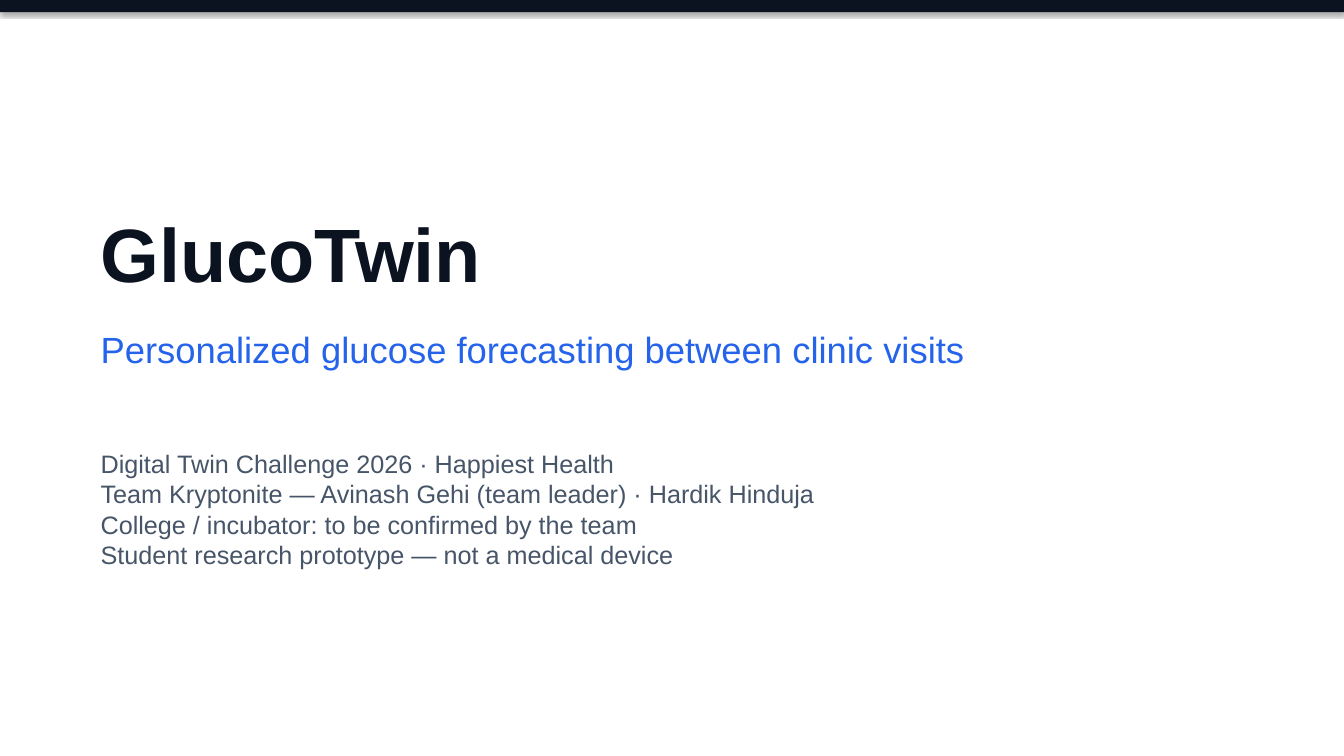
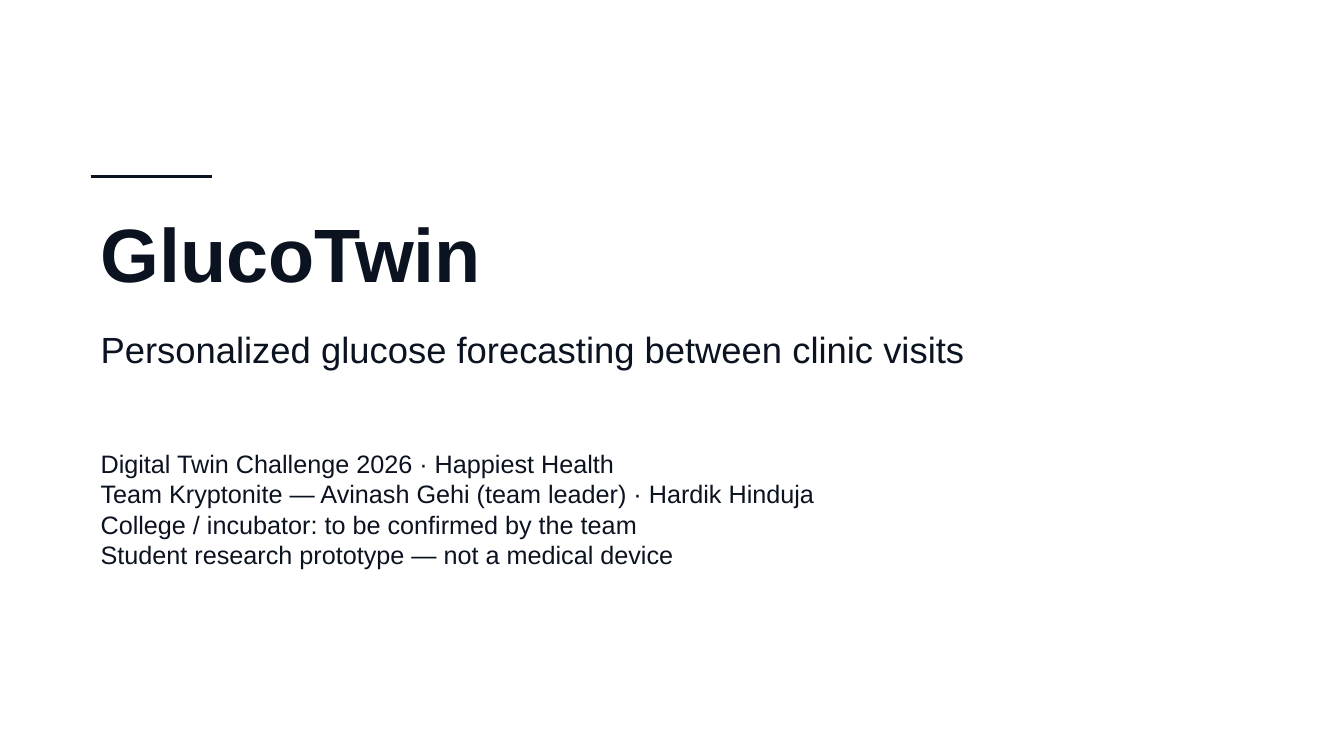
Before and after one commit to Avi36005/DigitalTwin-Challenge-Kryptonite, a slide deck: slide 1 of docs/submission/GlucoTwin_Presentation.pptx. Drawn at 1344x756 pixels with LibreOffice and Linux fonts; fonts in the diff are those of the drawing. Boxes give left, top, right and bottom in pixels: in the first picture for what was removed or moved away, otherwise in the second. Text is boxed around its words. In the diff, an @@ line names an element or a change of style, - is before the commit and + after.

```diff
--- a/docs/submission/GlucoTwin_Presentation.pptx
+++ b/docs/submission/GlucoTwin_Presentation.pptx
@@ rectangle removed at <box>0,0,1344,12</box> @@
@@ line added from (91, 176) to (212, 176), #0B1220 2.5 pt @@
@@ text "Personalized glucose forecasting between clinic ..." at <box>101,336,964,371</box>: text colour #2563EB to #0B1220 @@
@@ text "Digital Twin Challenge 2026 · ..." at <box>101,454,814,570</box>: text colour #475569 to #0B1220 @@
```
Also in this commit, not shown: 19 other slides changed, 1 slide added, 1 slide removed, 7 other files.
